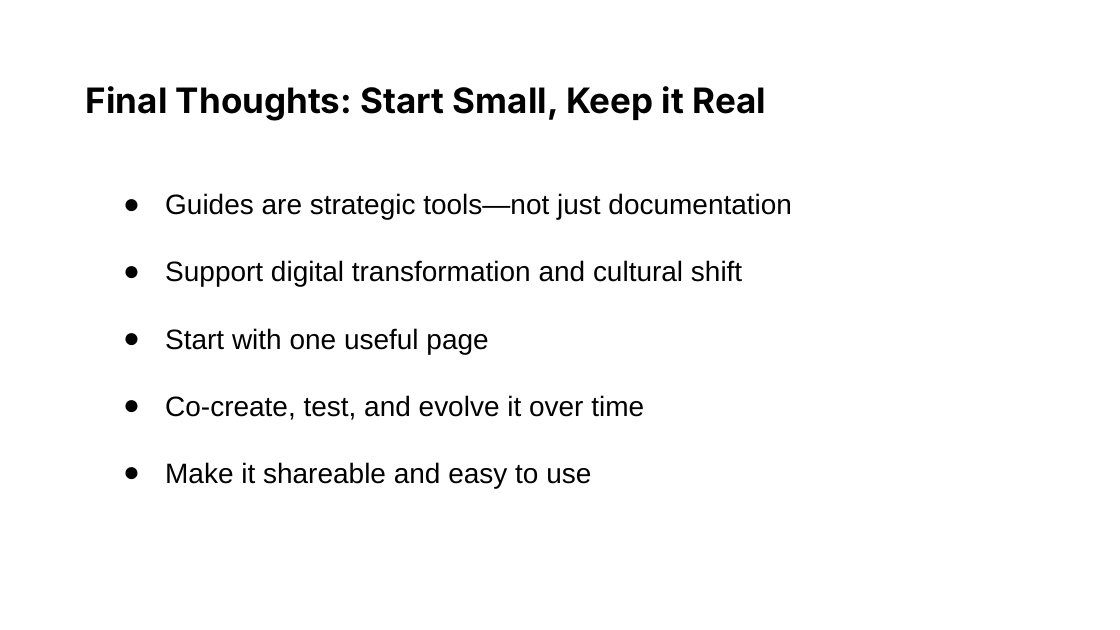
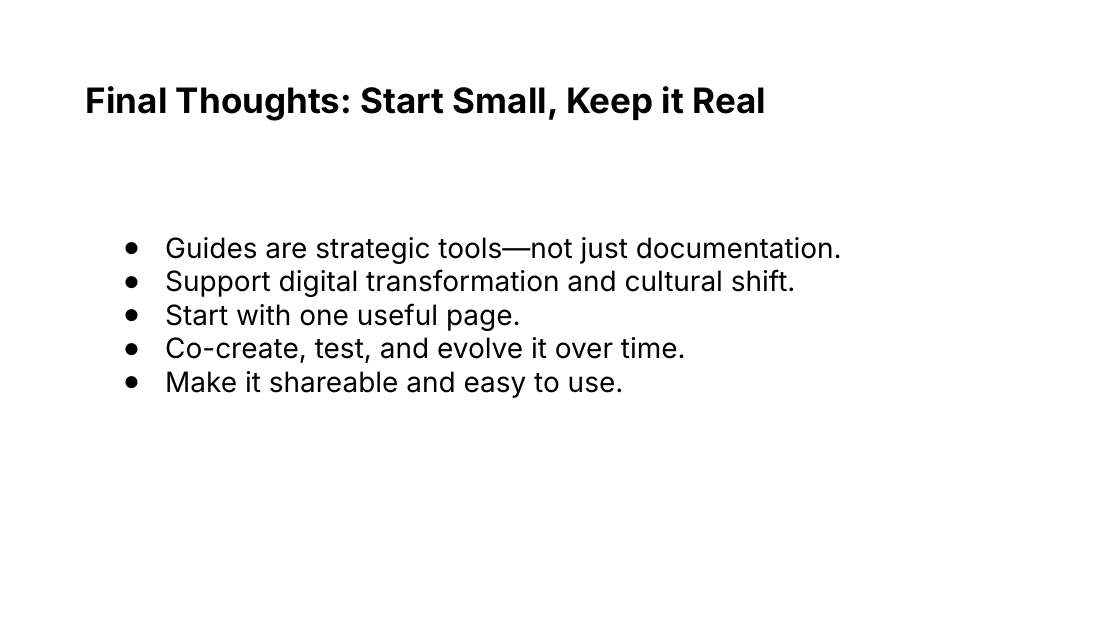
Before and after one commit to usds/ditap-curriculum-update, a slide deck: slide 89 of 3_Curriculum/3A_DITAP-Core-Curriculum/Module-5/In-Class Materials/1_Module 5 Presentation.pptx. Drawn at 1120x630 pixels with LibreOffice and Linux fonts; fonts in the diff are those of the drawing. Boxes give left, top, right and bottom in pixels: in the first picture for what was removed or moved away, otherwise in the second. Text is boxed around its words. In the diff, an @@ line names an element or a change of style, - is before the commit and + after.

```diff
--- a/3_Curriculum/3A_DITAP-Core-Curriculum/Module-5/In-Class Materials/1_Module 5 Presentation.pptx
+++ b/3_Curriculum/3A_DITAP-Core-Curriculum/Module-5/In-Class Materials/1_Module 5 Presentation.pptx
@@ text at box(165, 237, 842, 398): text changed; font Arial to Inter @@
-● Guides are strategic tools—not just documentation
-● Support digital transformation and cultural shift
-● Start with one useful page
-● Co-create, test, and evolve it over time
-● Make it shareable and easy to use
+● Guides are strategic tools—not just documentation.
+● Support digital transformation and cultural shift.
+● Start with one useful page.
+● Co-create, test, and evolve it over time.
+● Make it shareable and easy to use.
```
Also in this commit, not shown: 106 other slides changed, 1 slide added, 1 slide removed, 10 other files.
